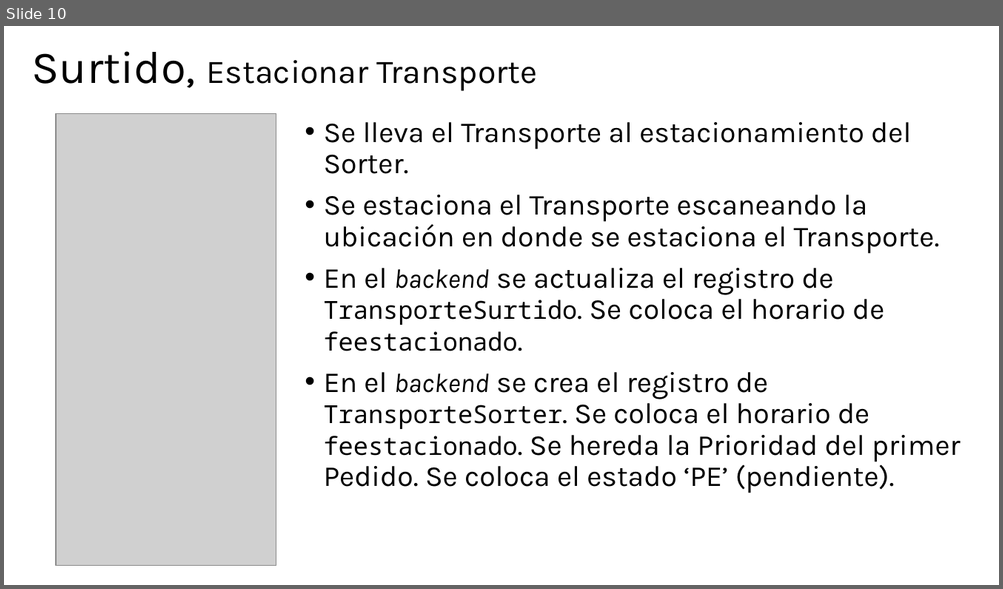
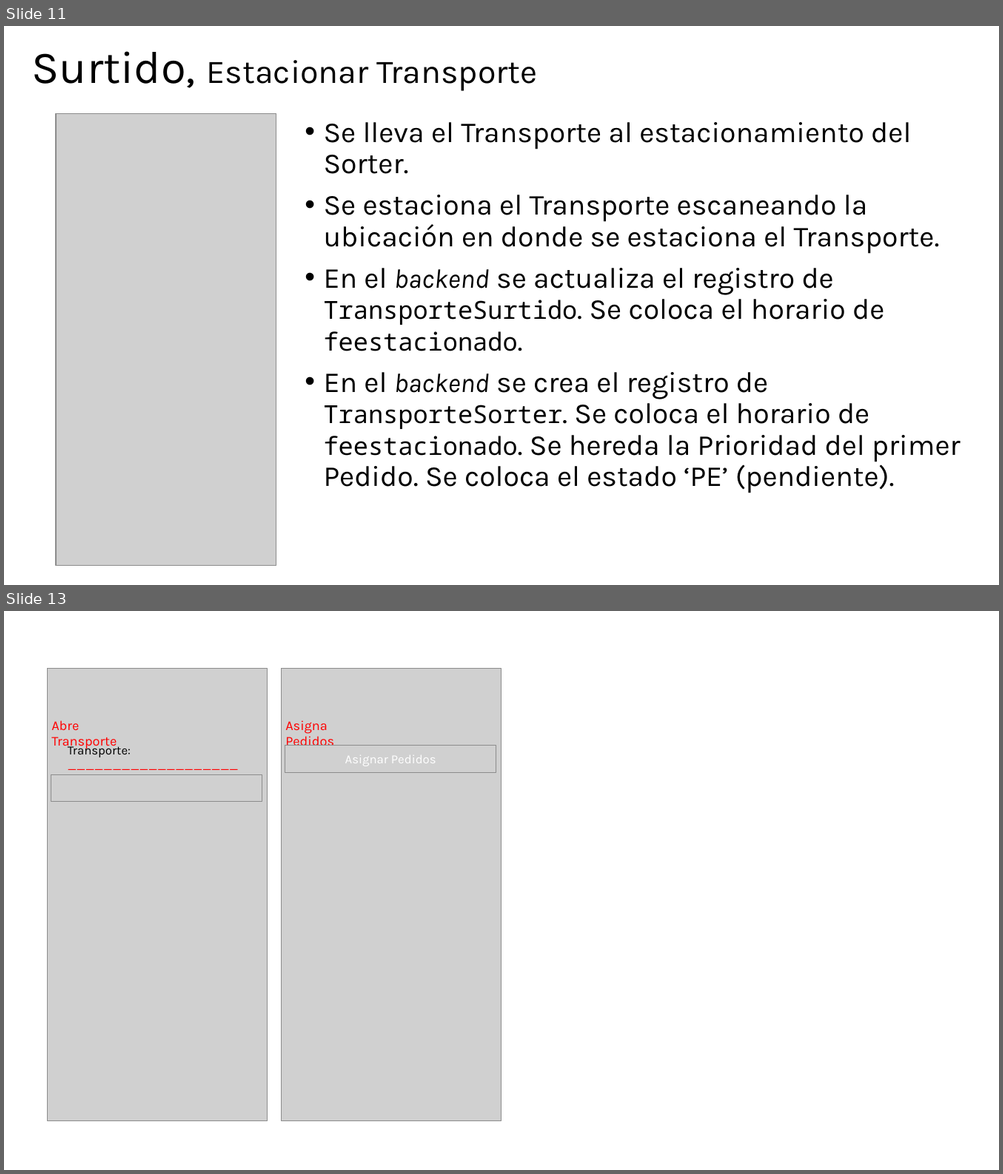
Before and after one commit to JoelBecerraM/FANASA-docs, a slide deck: atCloud - Diseño - Interfaz de Usuario - Surtido.pptx. Shown one above the other, each under a label of ours: slide 10 before the commit, slides 11 and 13 after it; the slides between them are not shown. The pictures are 1003x589 and 1003x1174 pixels, drawn with LibreOffice and Linux fonts; fonts in the diff are those of the drawing; grey boxes stand for pictures. Boxes give left, top, right and bottom in pixels: in the first picture for what was removed or moved away, otherwise in the second. Text is boxed around its words. In the diff, an @@ line names an element or a change of style, - is before the commit and + after.

```diff
--- a/atCloud - Diseño - Interfaz de Usuario - Surtido.pptx
+++ b/atCloud - Diseño - Interfaz de Usuario - Surtido.pptx
@@ slide 13 added at (4,611,999,1170), background #FFFFFF @@
@@ group added at (281,669,501,1122): 2 pictures, 2 texts @@
+Asigna Pedidos
+Asignar Pedidos
@@ group added at (47,669,267,1122): 2 pictures, 2 texts @@
+Abre Transporte
+Transporte: ___________________
@@ what was slide 10 is now slide 11 @@
```
Also in this commit, not shown: 4 slides changed, 3 other slides added, 1 other file.
